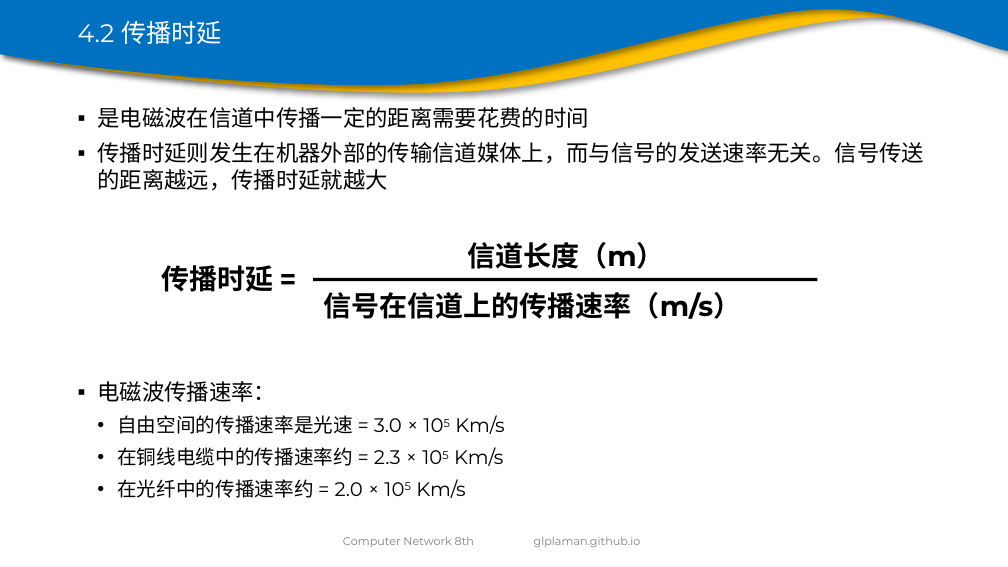
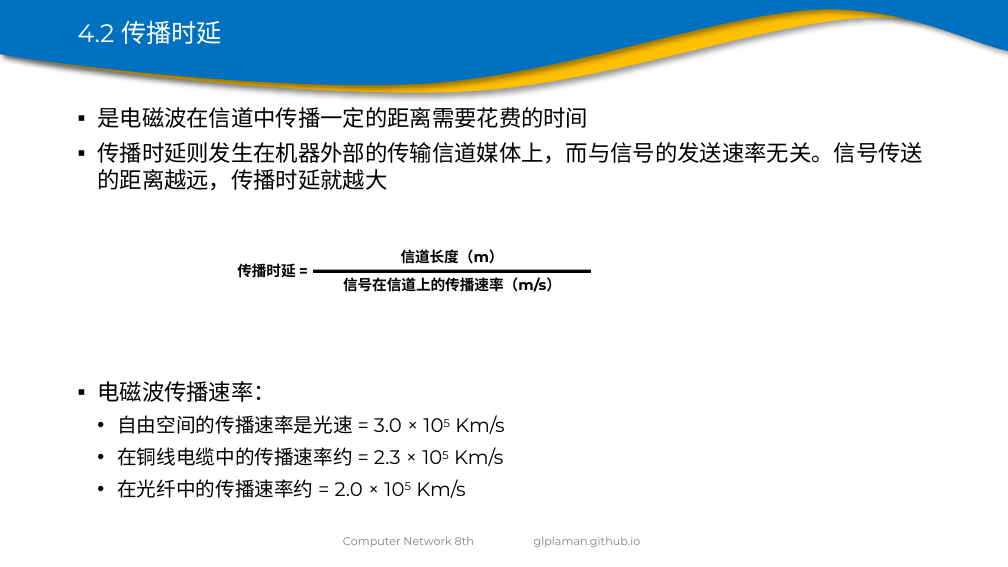
Before and after one commit to glplaman/glplaman.github.io, a slide deck: slide 76 of network/ppt/chap1.pptx. Drawn at 1008x567 pixels with LibreOffice and Linux fonts; fonts in the diff are those of the drawing; background and template pictures are left out. Boxes give left, top, right and bottom in pixels: in the first picture for what was removed or moved away, otherwise in the second. Text is boxed around its words. In the diff, an @@ line names an element or a change of style, - is before the commit and + after.

```diff
--- a/network/ppt/chap1.pptx
+++ b/network/ppt/chap1.pptx
@@ text "传播时延 =": place and size @@
-text "传播时延 =" at box(161, 265, 273, 292)
+text "传播时延 =" at box(237, 263, 295, 277)
@@ text "传播时延 =" at box(237, 263, 295, 277): size 20 to 10.5 pt @@
@@ text "信道长度（m）": place and size @@
-text "信道长度（m）" at box(467, 242, 665, 269)
+text "信道长度（m）" at box(401, 249, 504, 264)
@@ text "信道长度（m）" at box(401, 249, 504, 264): size 20 to 10.5 pt; alignment left to centre @@
@@ text "信号在信道上的传播速率（m/s）" at box(343, 277, 561, 292): size 20 to 10.5 pt; alignment left to centre @@
@@ text "信号在信道上的传播速率（m/s）": place and size @@
-text "信号在信道上的传播速率（m/s）" at box(323, 292, 741, 319)
+text "信号在信道上的传播速率（m/s）" at box(343, 277, 561, 292)
@@ line moved from (313, 279) - (817, 279) to (313, 271) - (591, 271) @@
```
Also in this commit, not shown: 13 other slides changed, 47 other files.
